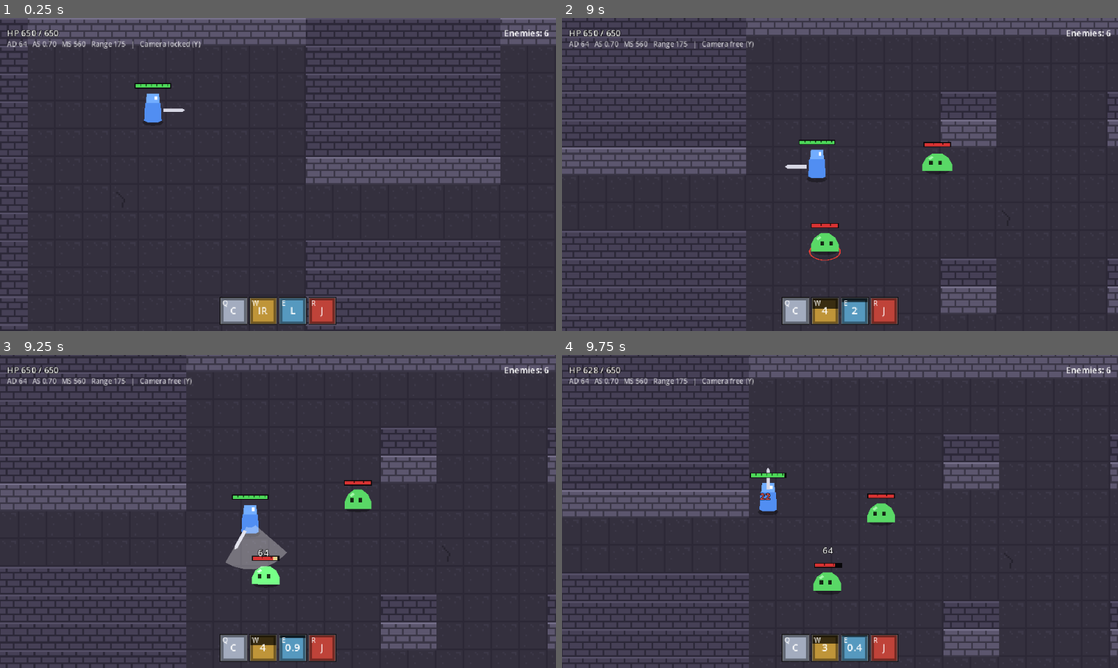
Above: before the commit, frames 1-4 (two rows, left to right).
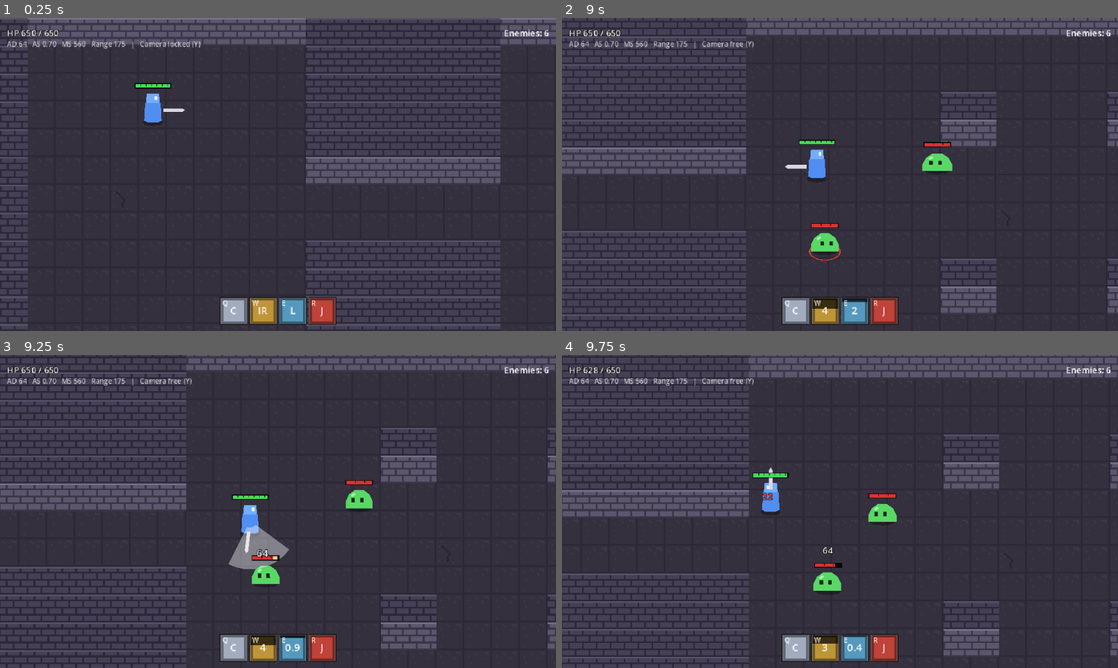
Above: after the commit, the same moments.

Repository: RyanAndrewsJR/uhgame
Game: Godot game, scene res://scenes/main.tscn
Same seed, same stepped clock (60 frames per second), same inputs: the game is played once before the commit and once after it.
Inputs (mouse positions are in pixels of both pictures, inside the frame that each line leads up to):
- Up to frame 1 (0.25 s): no input
- Up to frame 2 (9 s): tap Enter at 0.5 s; move the mouse to (962, 158) at 0.52 s; hold D (move_right) 0.53-1.28 s; click (962, 158) at 0.6 s; tap Space (dash) at 0.8, 1.35, 2.3, 3.8, 5.3, 6.8, 8.3 s; move the mouse to (728, 190) at 1.27 s; hold S (move_down) 1.28-2.03 s; click (728, 190) at 1.55 s; move the mouse to (895, 105) at 2.02 s; hold D (move_right) 2.03-2.78 s; tap E (ability_e) at 2.1 s; move the mouse to (812, 237) at 2.77 s; hold W (move_up) 2.78-3.53 s; tap Q (ability_q) at 2.85 s; click (812, 237) at 3.05 s; move the mouse to (1006, 221) at 3.52 s; hold A (move_left) 3.53-5.03 s; tap R (ability_r) at 3.6 s; move the mouse to (673, 127) at 4.27 s; right-click (673, 127) at 4.35 s; click (673, 127) at 4.55 s; move the mouse to (867, 174) at 5.02 s; hold S (move_down) 5.03-5.78 s; click (867, 174) at 5.1 s; move the mouse to (756, 96) at 5.77 s; hold D (move_right) 5.78-6.53 s; tap C (camera_center) at 5.85 s; click (756, 96) at 6.05 s; move the mouse to (962, 158) at 6.52 s; hold W (move_up) 6.53-7.28 s; tap Down (camera_down) at 6.6 s; move the mouse to (728, 190) at 7.27 s; hold D (move_right) 7.28-8.03 s; tap Left (camera_left) at 7.35 s; click (728, 190) at 7.55 s; move the mouse to (895, 105) at 8.02 s; hold S (move_down) 8.03-8.78 s; tap Right (camera_right) at 8.1 s; move the mouse to (812, 237) at 8.77 s; hold A (move_left) from 8.78 s (still down); tap Y (camera_toggle_lock) at 8.85 s
- Up to frame 3 (9.25 s): keep holding A (move_left); click (250, 574) at 9.05 s
- Up to frame 4 (9.75 s): move the mouse to (1006, 558) at 9.52 s; release A (move_left) at 9.53 s; hold W (move_up) from 9.53 s (still down); tap Up (camera_up) at 9.6 s

Frames 1-2 are identical in both runs. In frame 3, 0.8% of the frame differs, in the area x 0-100%, y 40-88%; in frame 4, 0.4%.

Commit message:
COMBAT C3: hit feel per tier (HitFeel, GameFeel.play_hit_feel), longest hitstop wins, 0.06 s flash
Swings 1-2 freeze 0.03 s with no shake, the finisher 0.06 s + 2 px, kills
0.08 s + 3 px; overlapping hitstops extend to the longest; every hit
flashes for 0.06 s. Feel NONE hits (abilities, enemy attacks) keep their
own hitstop and shake. Combat test 173/173, stats test 143/143, headless
in-game check 21/21.

Co-Authored-By: Claude Opus 5.5 <noreply@anthropic.com>
Claude-Session: https://claude.ai/code/session_01MgyCqfk8g1Va5ENTo7DNst

Diff:
--- /dev/null
+++ b/game/data/hit_feels/hit_feel_default.tres
@@ -0,0 +1,14 @@
+[gd_resource type="Resource" script_class="HitFeel" format=3]
+
+[ext_resource type="Script" path="res://scripts/data/hit_feel.gd" id="1_feel"]
+
+[resource]
+script = ExtResource("1_feel")
+light_hitstop = 0.03
+heavy_hitstop = 0.06
+kill_hitstop = 0.08
+light_shake = 0.0
+heavy_shake = 2.0
+kill_shake = 3.0
+flash_time = 0.06
+flash_modulate = Color(3, 3, 3, 1)
--- a/game/scripts/autoload/game_feel.gd
+++ b/game/scripts/autoload/game_feel.gd
@@ -1,22 +1,69 @@
 extends Node
 ## Global "juice" helpers: hit-stop and screen shake.
 ## Autoloaded as GameFeel, so any script can call GameFeel.shake(3.0).
+##
+## Hitstop: overlapping hitstops don't stack; the longest wins (a later call
+## that ends later extends the running one, a shorter one changes nothing).
+## play_hit_feel(ctx) plays a hit's tier from hit_feel (COMBAT.md).
+
+## Feel per hit tier: hitstop, shake and the flash.
+@export var hit_feel: HitFeel = preload("res://data/hit_feels/hit_feel_default.tres")
+## Engine.time_scale during a hitstop (a near-freeze).
+@export var hitstop_time_scale: float = 0.05
 
 var _hitstop_active := false
+var _hitstop_until_ms: int = 0   # real time (Time.get_ticks_msec())
 
 
-## Freezes the game for a split second to make hits feel heavy.
+## Freezes the game for a split second to make hits feel heavy. If a hitstop
+## is already running, this one only extends it when it would end later.
 func hitstop(duration: float = 0.05) -> void:
+	var until := Time.get_ticks_msec() + int(roundf(duration * 1000.0))
+	if until <= _hitstop_until_ms:
+		return
+	_hitstop_until_ms = until
 	if _hitstop_active:
-		return
+		return  # The running hitstop picks up the later end time.
 	_hitstop_active = true
-	Engine.time_scale = 0.05
-	await get_tree().create_timer(duration, true, false, true).timeout
+	Engine.time_scale = hitstop_time_scale
+	while Time.get_ticks_msec() < _hitstop_until_ms:
+		var left := (_hitstop_until_ms - Time.get_ticks_msec()) / 1000.0
+		await get_tree().create_timer(left, true, false, true).timeout
 	Engine.time_scale = 1.0
 	_hitstop_active = false
+
+
+func is_hitstop_active() -> bool:
+	return _hitstop_active
+
+
+## Real seconds until the running hitstop ends (0 when none).
+func get_hitstop_left() -> float:
+	if not _hitstop_active:
+		return 0.0
+	return maxf(_hitstop_until_ms - Time.get_ticks_msec(), 0) / 1000.0
 
 
 func shake(amount: float) -> void:
 	var cam := get_viewport().get_camera_2d()
 	if cam and cam.has_method("shake"):
 		cam.shake(amount)
+
+
+## A hit's hitstop and shake by its tier (HitContext.feel; a kill uses the
+## kill tier). Feel NONE plays nothing here: those callers keep their own.
+func play_hit_feel(ctx: HitContext) -> void:
+	if ctx.blocked or ctx.feel == HitContext.Feel.NONE:
+		return
+	var stop := hit_feel.light_hitstop
+	var amount := hit_feel.light_shake
+	if ctx.killed:
+		stop = hit_feel.kill_hitstop
+		amount = hit_feel.kill_shake
+	elif ctx.feel == HitContext.Feel.HEAVY:
+		stop = hit_feel.heavy_hitstop
+		amount = hit_feel.heavy_shake
+	if stop > 0.0:
+		hitstop(stop)
+	if amount > 0.0:
+		shake(amount)
--- /dev/null
+++ b/game/scripts/data/hit_feel.gd
@@ -0,0 +1,25 @@
+class_name HitFeel
+extends Resource
+## Hit feel per tier (COMBAT.md, Numbers: "Feel per hit"). GameFeel.hit_feel
+## holds the one in use (res://data/hit_feels/hit_feel_default.tres). A hit's
+## tier is HitContext.feel (LIGHT / HEAVY); a kill upgrades it to the kill
+## tier. Hits with feel NONE (abilities, enemy basic attacks) get only the
+## flash; their callers keep their own hitstop and shake.
+
+@export_group("Hitstop (seconds)")
+@export_range(0.0, 0.05) var light_hitstop: float = 0.03
+@export_range(0.04, 0.08) var heavy_hitstop: float = 0.06
+@export_range(0.05, 0.10) var kill_hitstop: float = 0.08
+
+@export_group("Shake (px)")
+@export_range(0.0, 4.0) var light_shake: float = 0.0
+@export_range(0.0, 4.0) var heavy_shake: float = 2.0
+@export_range(0.0, 4.0) var kill_shake: float = 3.0
+
+@export_group("Flash")
+## Every hit that gets through flashes the target's body (all tiers,
+## including NONE).
+@export var flash_time: float = 0.06
+## Body modulate at the start of the flash (above 1 = brighter than the art,
+## reads as white on the placeholder polygons).
+@export var flash_modulate: Color = Color(3, 3, 3, 1)
--- a/game/scripts/tests/combat_test.gd
+++ b/game/scripts/tests/combat_test.gd
@@ -10,6 +10,8 @@
 ## pull and aim snap (with a wall for line of sight), dash / stun during the
 ## step, walking out of the recovery, and RANGED turning it all off. The
 ## combo sections run last: they end by killing the Knight.
+## C3: hit feel (hitstop and shake per tier, kills, longest-wins hitstops,
+## the flash; abilities and enemy hits unchanged).
 ## Prints PASS/FAIL per check, then a total. Run headless and it quits with
 ## the number of failures as the exit code.
 
@@ -34,6 +36,7 @@
 var _damaged: Array[HitContext] = []
 var _deaths: Array = []   # [unit, ctx]
 var _frame: int = 0
+var _game_time: float = 0.0   # physics time; stands nearly still during hitstops
 var _landed: Array = []   # [frame, index, targets.size()]
 
 
@@ -232,6 +235,7 @@
 	await _test_ability_during_swing()
 	await _test_iron_resolve_swing()
 	await _test_attack_speed()
+	await _test_hit_feel()
 	await _test_melee()
 	await _test_death_mid_swing()
 
@@ -263,6 +267,7 @@
 	var dummy := _dummy_at(Vector2(50, 0))
 	_landed.clear()
 	var start := _frame
+	var start_time := _game_time
 	_check("try_swing starts a swing", knight.attack.try_swing(Vector2.RIGHT), true)
 	_check("rooted while swinging", knight.movement.can_move(), false)
 	_check("can't start another swing mid-swing", knight.attack.try_swing(Vector2.RIGHT), false)
@@ -277,8 +282,10 @@
 	_check("swing 1 hits the dummy for 1.0 x 64 AD", dummy.health.max_health - dummy.health.current, 64.0)
 	_check("in recovery after the hit", knight.attack.is_in_recovery(), true)
 	await _wait_until(func() -> bool: return not knight.attack.is_swinging(), 30)
-	var total := _frame - start
-	_check_near("the swing lasts 0.3 s (18 frames)", total, 18.0, 1.0)
+	# Game time: the hit's light hitstop (0.03 s at time_scale 0.05) adds
+	# physics frames but almost no game time. The test's clock also counts
+	# the frame the swing started in, which the swing itself skips (+1/60).
+	_check_near("the swing lasts 0.3 s of game time (18 frames at 1/60 s)", _game_time - start_time, 0.3 + 1.0 / 60.0, 0.004)
 	_check("root released after the swing", knight.movement.can_move(), true)
 	_check("next swing is swing 2", knight.attack.get_combo_index(), 1)
 	dummy.queue_free()
@@ -443,6 +450,148 @@
 	knight.stats_component.remove_modifiers_from(&"test_attack_speed")
 
 
+# --- C3: hit feel -------------------------------------------------------------------
+
+var _shakes: Array[float] = []
+var _hitstop_at_hit: float = 0.0   # GameFeel.get_hitstop_left() read as a swing lands
+
+
+func _test_hit_feel() -> void:
+	var cam := _spy_camera()
+	var read_hitstop := func(_index: int, _targets: Array[Unit]) -> void:
+		_hitstop_at_hit = GameFeel.get_hitstop_left()
+	knight.attack.swing_landed.connect(read_hitstop)
+	await _test_hit_feel_data()
+	await _test_longest_hitstop()
+	await _test_swing_feel_tiers()
+	await _test_feel_unchanged_for_abilities()
+	await _test_flash()
+	knight.attack.swing_landed.disconnect(read_hitstop)
+	cam.queue_free()
+
+
+func _test_hit_feel_data() -> void:
+	_section("C3: hit feel numbers (hit_feel_default.tres)")
+	var f := GameFeel.hit_feel
+	_check("hitstop light / heavy / kill = 0.03 / 0.06 / 0.08", [f.light_hitstop, f.heavy_hitstop, f.kill_hitstop], [0.03, 0.06, 0.08])
+	_check("shake light / heavy / kill = 0 / 2 / 3 px", [f.light_shake, f.heavy_shake, f.kill_shake], [0.0, 2.0, 3.0])
+	_check("flash 0.06 s", f.flash_time, 0.06)
+	_check("combo feel: LIGHT / LIGHT / HEAVY",
+		[knight.attack.combo.swings[0].feel, knight.attack.combo.swings[1].feel, knight.attack.combo.swings[2].feel],
+		[HitContext.Feel.LIGHT, HitContext.Feel.LIGHT, HitContext.Feel.HEAVY])
+
+
+func _test_longest_hitstop() -> void:
+	_section("C3: overlapping hitstops: the longest wins")
+	await _hitstop_over()
+	GameFeel.hitstop(0.03)
+	_check("a hitstop slows time to 0.05", Engine.time_scale, 0.05)
+	GameFeel.hitstop(0.08)
+	_check_near("a longer one extends it to 0.08 s", GameFeel.get_hitstop_left(), 0.08, 0.005)
+	GameFeel.hitstop(0.02)
+	_check_near("a shorter one changes nothing", GameFeel.get_hitstop_left(), 0.08, 0.005)
+	await get_tree().create_timer(0.05, true, false, true).timeout
+	_check("still frozen at 0.05 s (the first would have ended)", GameFeel.is_hitstop_active(), true)
+	await get_tree().create_timer(0.05, true, false, true).timeout
+	_check("over by 0.10 s, time back to normal", [GameFeel.is_hitstop_active(), Engine.time_scale], [false, 1.0])
+
+
+func _test_swing_feel_tiers() -> void:
+	_section("C3: swing feel by tier")
+	await _reset_knight()
+	await _hitstop_over()
+	var dummy := _dummy_at(Vector2(50, 0))
+	var feel: Array = []   # [hitstop left at the hit, shakes]
+	for i in 3:
+		dummy.health.heal(1000.0)
+		_place(dummy, knight.global_position + Vector2(50, 0))
+		await _frames(1)
+		_shakes.clear()
+		knight.attack.try_swing(Vector2.RIGHT)
+		await _wait_until(func() -> bool: return knight.attack.is_in_recovery(), 20)
+		feel.append([snappedf(_hitstop_at_hit, 0.01), _shakes.duplicate()])
+		await _wait_until(func() -> bool: return not knight.attack.is_swinging(), 60)
+		await _hitstop_over()
+	_check("swing 1: light freeze 0.03 s, no shake", feel[0], [0.03, []])
+	_check("swing 2: light freeze 0.03 s, no shake", feel[1], [0.03, []])
+	_check("finisher: heavy freeze 0.06 s, 2 px shake", feel[2], [0.06, [2.0]])
+
+	await _reset_knight()
+	dummy.health.heal(1000.0)
+	dummy.health.take_damage(dummy.health.current - 10.0)   # 10 health left
+	_place(dummy, knight.global_position + Vector2(50, 0))
+	await _frames(1)
+	_shakes.clear()
+	knight.attack.try_swing(Vector2.RIGHT)
+	await _wait_until(func() -> bool: return knight.attack.is_in_recovery(), 20)
+	_check("a kill: freeze 0.08 s, 3 px shake", [snappedf(_hitstop_at_hit, 0.01), _shakes], [0.08, [3.0]])
+	await _wait_until(func() -> bool: return not knight.attack.is_swinging(), 60)
+	await _hitstop_over()
+
+	await _reset_knight()
+	_shakes.clear()
+	knight.attack.try_swing(Vector2.RIGHT)
+	await _wait_until(func() -> bool: return knight.attack.is_in_recovery(), 20)
+	_check("a whiff: no freeze, no shake", [GameFeel.is_hitstop_active(), _shakes], [false, []])
+	await _wait_until(func() -> bool: return not knight.attack.is_swinging(), 60)
+
+
+func _test_feel_unchanged_for_abilities() -> void:
+	_section("C3: abilities and enemy hits keep their own feel")
+	await _reset_knight()
+	await _hitstop_over()
+	var dummy := _dummy_at(Vector2(40, 0))
+	await _frames(1)
+	_shakes.clear()
+	var ctx := dummy.make_hit_context(10.0, knight)   # a take_damage() hit: feel NONE
+	dummy.on_hit(ctx)
+	_check("feel NONE (take_damage): no freeze, no shake", [GameFeel.is_hitstop_active(), _shakes], [false, []])
+	knight.request_cast(&"q")
+	await _wait_until(func() -> bool: return not knight.abilities.casting, 40)
+	_check("Cleave: its own 3 px shake only", _shakes, [3.0])
+	await _hitstop_over()
+	_shakes.clear()
+	var blocked := _hit(dummy, 10.0, HitContext.DamageType.TRUE)
+	dummy.add_invulnerability(&"test")
+	var ctx2 := HitPipeline.basic_attack(knight, dummy, knight.attack.combo.swings[2])
+	HitPipeline.resolve(ctx2)
+	dummy.remove_invulnerability(&"test")
+	_check("a blocked hit: no feel", [ctx2.blocked, GameFeel.is_hitstop_active(), _shakes], [true, false, []])
+	_check("(pipeline hits default to feel NONE)", blocked.feel, HitContext.Feel.NONE)
+	dummy.queue_free()
+
+
+func _test_flash() -> void:
+	_section("C3: the hit flash")
+	await _hitstop_over()
+	var dummy := _dummy_at(Vector2(40, 0))
+	await _frames(1)
+	dummy.take_damage(5.0, knight)
+	_check("white at the hit", dummy.body.modulate, GameFeel.hit_feel.flash_modulate)
+	var t0 := _game_time
+	await _wait_until(func() -> bool: return _game_time - t0 >= 0.07, 20)
+	_check("back to normal after 0.06 s", dummy.body.modulate, Color.WHITE)
+	dummy.queue_free()
+
+
+## A camera that records GameFeel.shake() amounts.
+func _spy_camera() -> Camera2D:
+	var script := GDScript.new()
+	script.source_code = "extends Camera2D\nvar on_shake: Callable\nfunc shake(amount: float) -> void:\n\ton_shake.call(amount)\n"
+	script.reload()
+	var cam := Camera2D.new()
+	cam.set_script(script)
+	cam.set("on_shake", func(amount: float) -> void: _shakes.append(amount))
+	add_child(cam)
+	cam.make_current()
+	return cam
+
+
+func _hitstop_over() -> void:
+	while GameFeel.is_hitstop_active():
+		await get_tree().create_timer(0.02, true, false, true).timeout
+
+
 # --- Melee basic attacks ------------------------------------------------------------
 
 func _test_melee() -> void:
@@ -701,8 +850,9 @@
 		await get_tree().physics_frame
 
 
-func _physics_process(_delta: float) -> void:
+func _physics_process(delta: float) -> void:
 	_frame += 1
+	_game_time += delta
 
 
 # --- Helpers ------------------------------------------------------------------
--- a/game/scripts/units/unit.gd
+++ b/game/scripts/units/unit.gd
@@ -151,6 +151,7 @@
 	_flash()
 	if ctx.knockback_px > 0.0 and _alive:
 		_apply_knockback(ctx)
+	GameFeel.play_hit_feel(ctx)   # hitstop and shake by tier (COMBAT C3)
 	Events.unit_hit.emit(ctx)
 	if ctx.taken_damage > 0.0:
 		Events.unit_damaged.emit(ctx)
@@ -204,9 +205,12 @@
 	on_hit(ctx)
 
 
+## Every hit that gets through flashes the body white, then fades back over
+## GameFeel.hit_feel.flash_time (COMBAT C3).
 func _flash() -> void:
-	body.modulate = Color(3, 3, 3, 1)
-	create_tween().tween_property(body, "modulate", Color.WHITE, 0.12)
+	var feel := GameFeel.hit_feel
+	body.modulate = feel.flash_modulate
+	create_tween().tween_property(body, "modulate", Color.WHITE, feel.flash_time)
 
 
 func _spawn_damage_number(amount: float, highlight: bool = false) -> void:
Not shown, added: game/scripts/data/hit_feel.gd.uid
Not shown, changed: CLAUDE.md
Not shown, changed: docs/COMBAT.md
Not shown, changed: docs/CONVENTIONS.md
Not shown, changed: docs/DECISIONS.md
